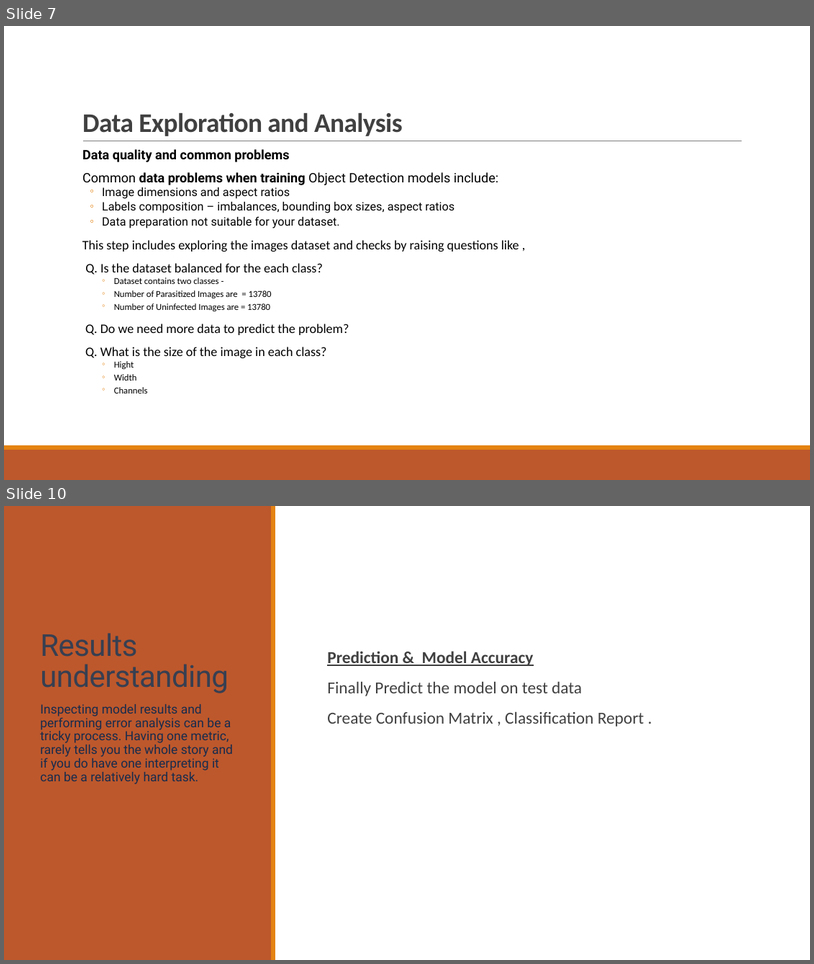
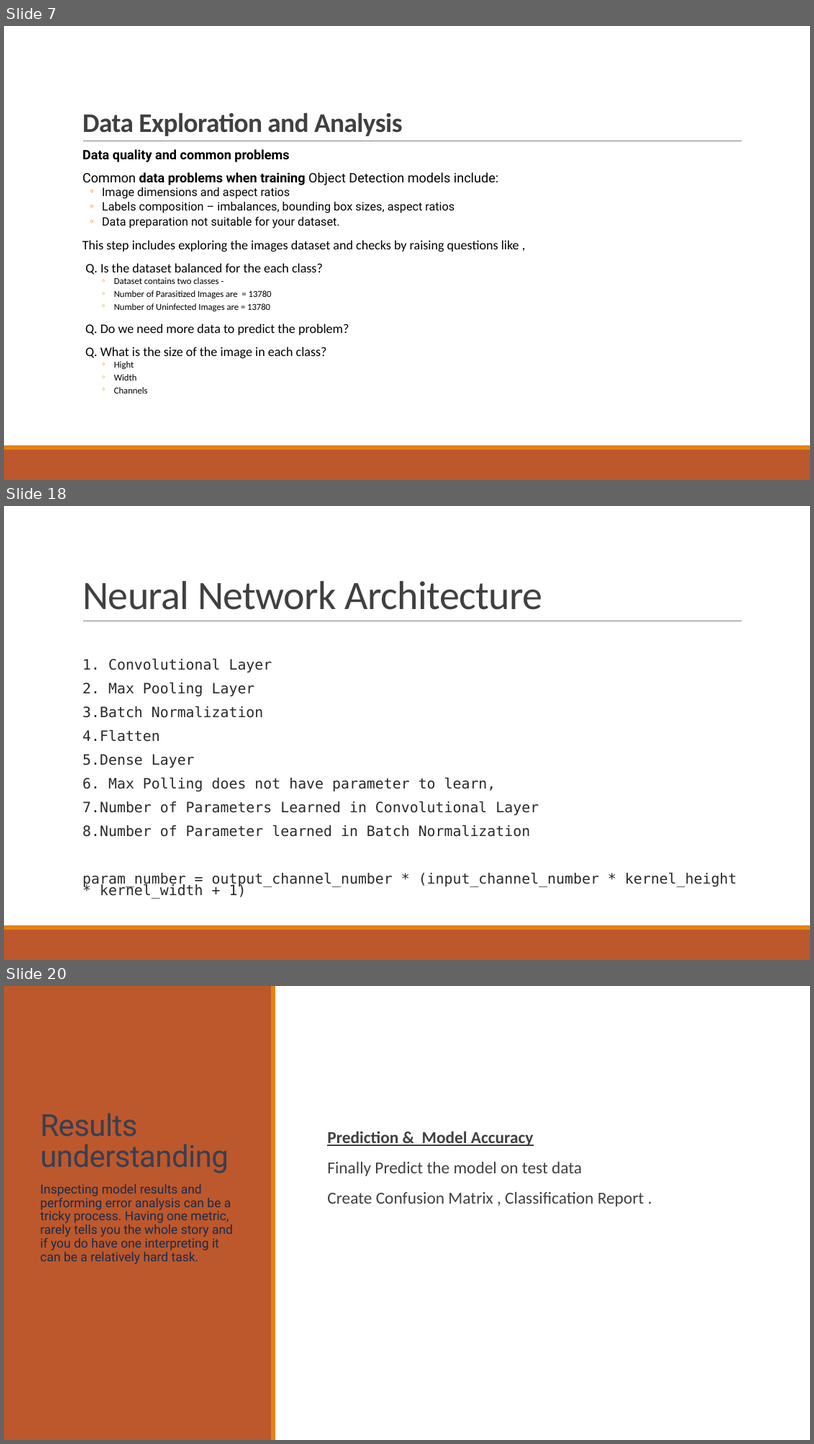
Before and after one commit to SANDIP79190219/Deep-Learning, a slide deck: Capstone Project 2.pptx. Shown one above the other, each under a label of ours: slides 7 and 10 before the commit, slides 7, 18 and 20 after it; the slides between them are not shown. The pictures are 814x964 and 814x1444 pixels, drawn with LibreOffice and Linux fonts; fonts in the diff are those of the drawing. Boxes give left, top, right and bottom in pixels: in the first picture for what was removed or moved away, otherwise in the second. Text is boxed around its words. In the diff, an @@ line names an element or a change of style, - is before the commit and + after.

```diff
--- a/Capstone Project 2.pptx
+++ b/Capstone Project 2.pptx
@@ slide 18 added at bbox=[4, 506, 810, 960], background #FFFFFF; not listed: 3 template elements that a slide beside it also shows @@
@@ title added at bbox=[82, 581, 543, 610], 48 pt, text #404040 @@
+Neural Network Architecture
@@ text added at bbox=[82, 659, 738, 898], 17 pt, text #292929 @@
+  1. Convolutional Layer
+  2. Max Pooling Layer
+  3.Batch Normalization
+  4.Flatten
+  5.Dense Layer
+  6. Max Polling does not have parameter to learn,
+  7.Number of Parameters Learned in Convolutional Layer
+  8.Number of Parameter learned in Batch Normalization
+  param_number = output_channel_number * (input_channel_number * kernel_height * kernel_width + 1)
@@ what was slide 10 is now slide 20 @@
```
Also in this commit, not shown: 2 slides changed, 9 other slides added, 4 other files.
